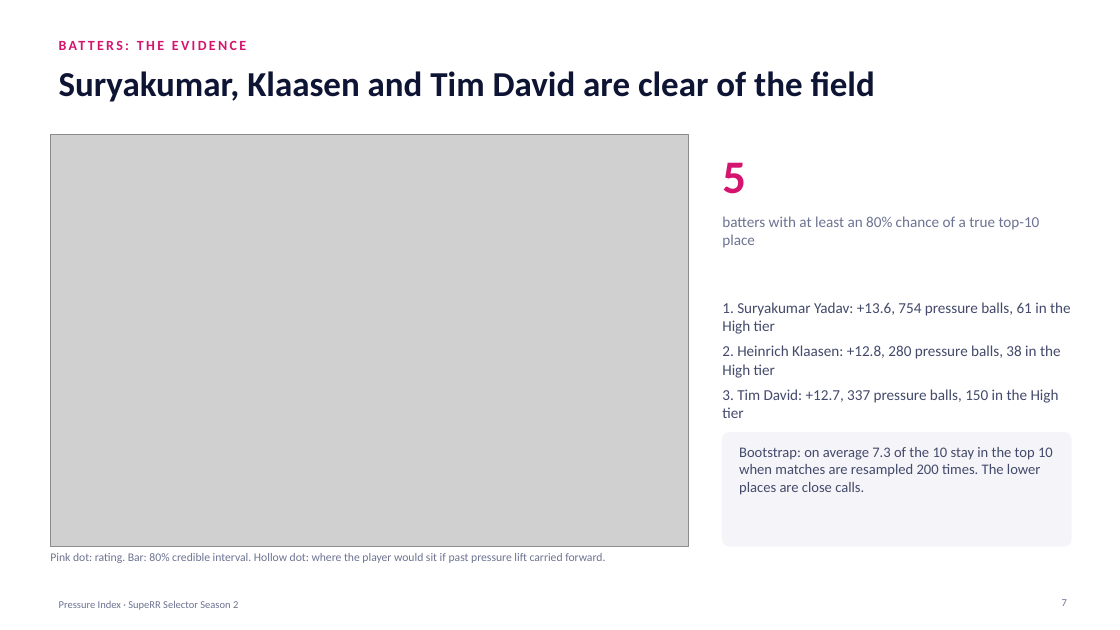
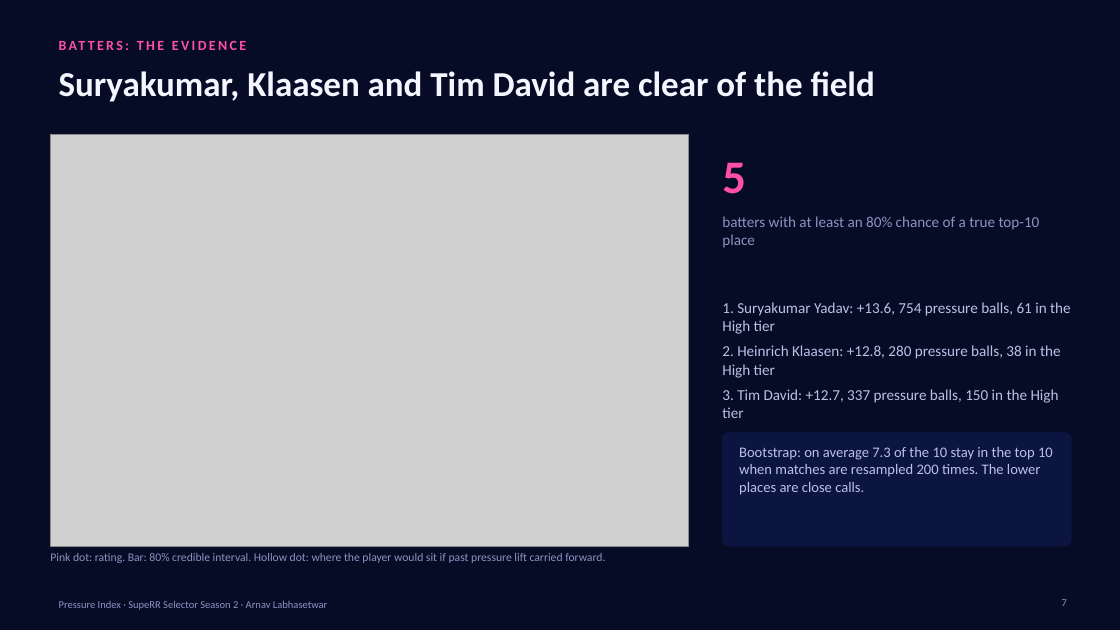
Before and after one commit to ArnavLabh/SupeRR-Selector-Hackathon-Season-2, a slide deck: slide 7 of reports/Pressure_Index_Executive_Deck.pptx. Drawn at 1120x630 pixels with LibreOffice and Linux fonts; fonts in the diff are those of the drawing; grey boxes stand for pictures; background and template pictures are left out. Boxes give left, top, right and bottom in pixels: in the first picture for what was removed or moved away, otherwise in the second. Text is boxed around its words. In the diff, an @@ line names an element or a change of style, - is before the commit and + after.

```diff
--- a/reports/Pressure_Index_Executive_Deck.pptx
+++ b/reports/Pressure_Index_Executive_Deck.pptx
@@ background #FFFFFF to #060B26 @@
@@ text "BATTERS: THE EVIDENCE" at (x1=50, y1=32, x2=891, y2=59): text colour #D4146F to #FF4FA6 @@
@@ title "Suryakumar, Klaasen and Tim David ..." at (x1=59, y1=71, x2=875, y2=102): text colour #0E1433 to #F3F5FF @@
@@ text "5" at (x1=722, y1=162, x2=746, y2=194): text colour #D4146F to #FF4FA6 @@
@@ text "1. Suryakumar Yadav: +13.6, 754 ..." at (x1=722, y1=302, x2=1071, y2=418): text colour #434A6B to #BAC1E6 @@
@@ rounded rectangle at (x1=723, y1=433, x2=1071, y2=546): fill #F5F4F9 to #0C1440; outline #F5F4F9 1 pt to #0C1440 1 pt @@
@@ text "Bootstrap: on average 7.3 of ..." at (x1=739, y1=447, x2=1053, y2=495): text colour #434A6B to #BAC1E6 @@
@@ text colour #6D7392 to #8C94C2 in 3 elements at (x1=722, y1=216, x2=1040, y2=248), (x1=50, y1=553, x2=605, y2=563), (x1=1062, y1=599, x2=1067, y2=606) @@
@@ text at (x1=59, y1=601, x2=327, y2=610): text changed; text colour #6D7392 to #8C94C2 @@
-Pressure Index · SupeRR Selector Season 2
+Pressure Index · SupeRR Selector Season 2 · Arnav Labhasetwar
```
Also in this commit, not shown: 10 other slides changed, 39 other files.
